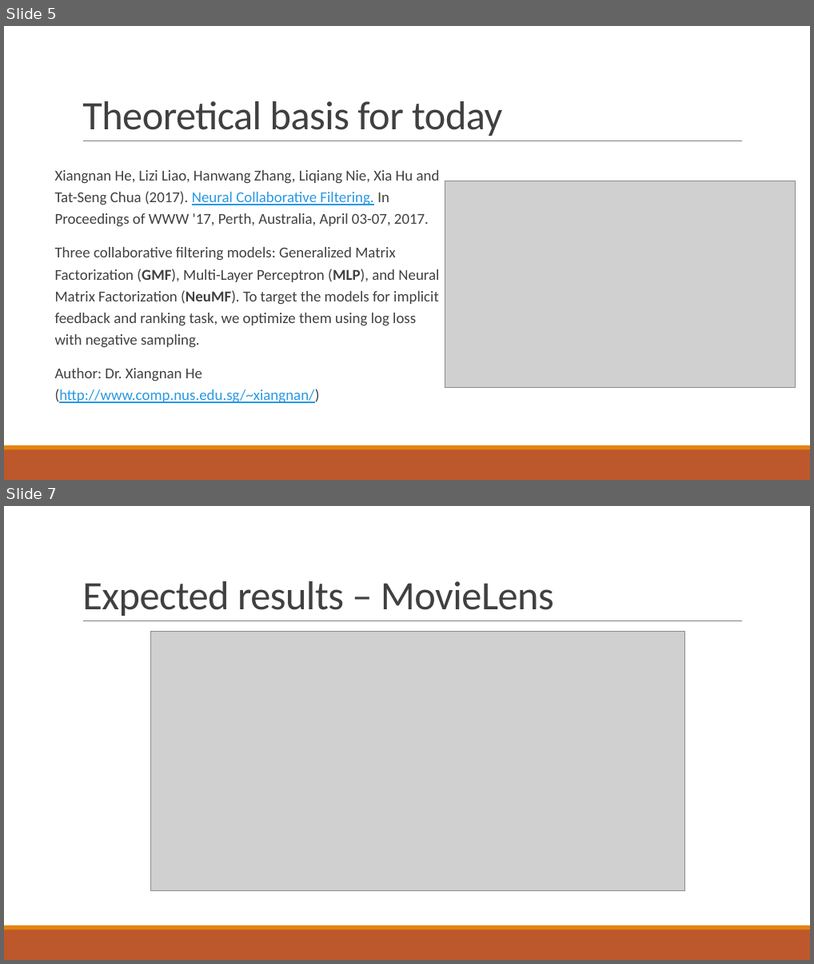
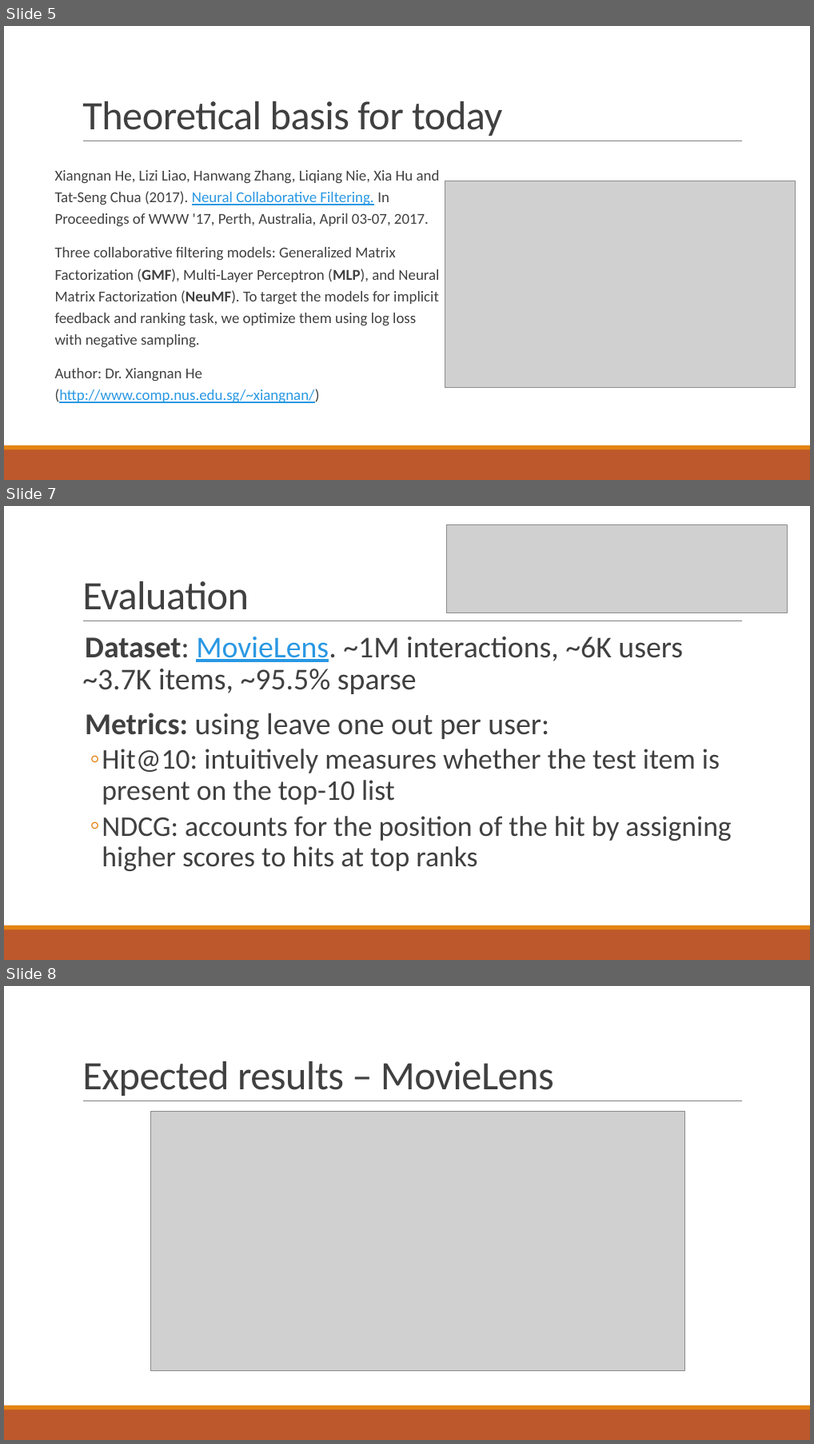
Before and after one commit to goolig/neural_collaborative_filtering, a slide deck: Hands-on slides.pptx. Shown one above the other, each under a label of ours: slides 5 and 7 before the commit, slides 5, 7 and 8 after it; the slides between them are not shown. The pictures are 814x964 and 814x1444 pixels, drawn with LibreOffice and Linux fonts; fonts in the diff are those of the drawing; grey boxes stand for pictures. Boxes give left, top, right and bottom in pixels: in the first picture for what was removed or moved away, otherwise in the second. Text is boxed around its words. In the diff, an @@ line names an element or a change of style, - is before the commit and + after.

```diff
--- a/Hands-on slides.pptx
+++ b/Hands-on slides.pptx
@@ slide 7 added at (4,506,810,960), background #FFFFFF; not listed: 3 template elements that a slide beside it also shows @@
@@ picture added at (447,524,789,612) @@
@@ title added at (82,581,249,610), 48 pt, text #404040 @@
+Evaluation
@@ text added at (82,636,731,871), 34 pt, text #404040 @@
+  Dataset: MovieLens. ~1M interactions, ~6K users ~3.7K items, ~95.5% sparse
+  Metrics: using leave one out per user:
+  ◦ Hit@10: intuitively measures whether the test item is present on the top-10 list
+  ◦ NDCG: accounts for the position of the hit by assigning higher scores to hits at top ranks
@@ what was slide 7 is now slide 8 @@
```
Also in this commit, not shown: 2 slides changed.
